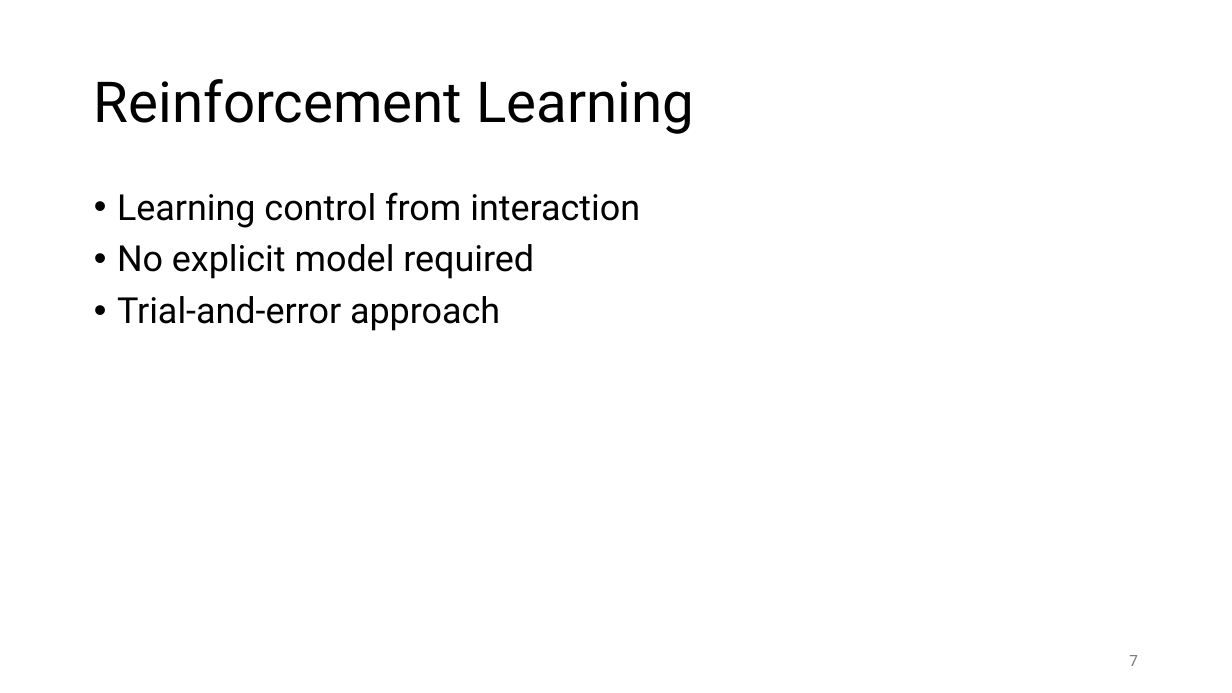
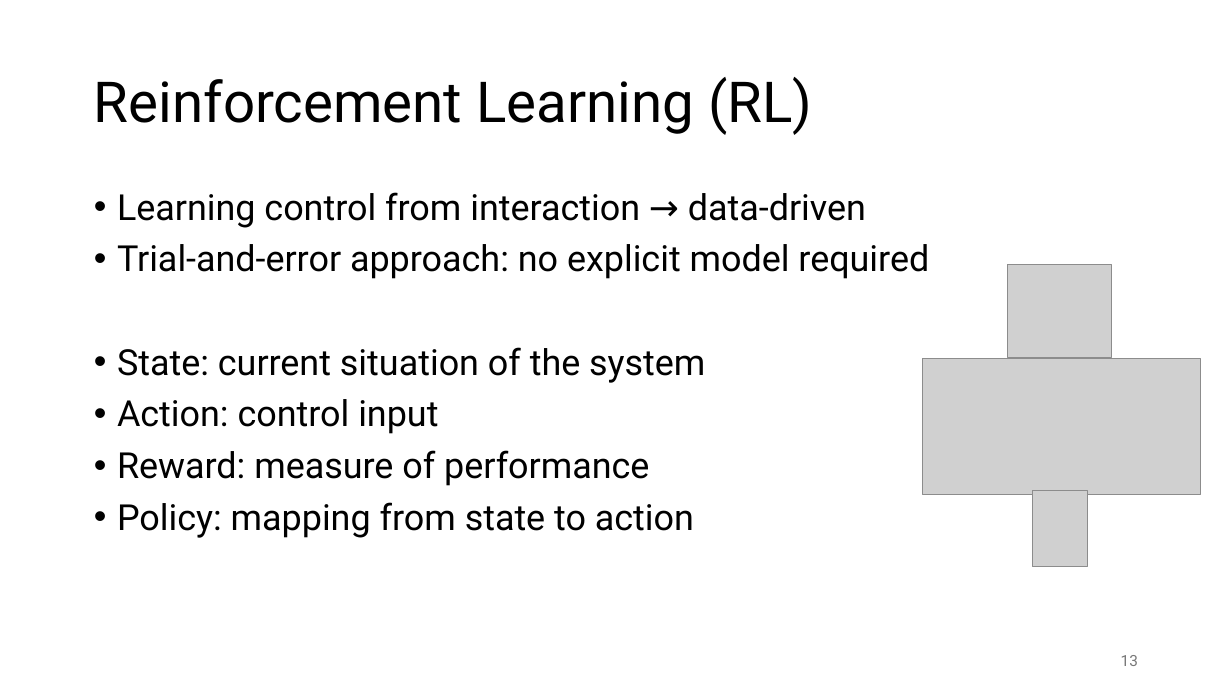
Before and after one commit to FelixWick/control_engineering, a slide deck: slide 13 of slides/8_advanced_control.pptx (slide 7 before the commit). Drawn at 1232x693 pixels with LibreOffice and Linux fonts; fonts in the diff are those of the drawing; grey boxes stand for pictures. Boxes give left, top, right and bottom in pixels: in the first picture for what was removed or moved away, otherwise in the second. Text is boxed around its words. In the diff, an @@ line names an element or a change of style, - is before the commit and + after.

Commit message:
advanced control

```diff
--- a/slides/8_advanced_control.pptx
+++ b/slides/8_advanced_control.pptx
@@ title at (94, 77, 812, 135): text changed @@
-Reinforcement Learning
+Reinforcement Learning (RL)
@@ text at (117, 192, 929, 538): text changed @@
-• Learning control from interaction
-• No explicit model required
-• Trial-and-error approach
+• Learning control from interaction → data-driven
+• Trial-and-error approach: no explicit model required
+• State: current situation of the system
+• Action: control input
+• Reward: measure of performance
+• Policy: mapping from state to action
@@ picture added at (1008, 264, 1112, 358) @@
@@ picture added at (922, 359, 1201, 494) @@
@@ picture added at (1032, 491, 1088, 567) @@
@@ page number at (1121, 655, 1138, 666): text changed @@
-7
+13
```
Also in this commit, not shown: 2 other slides changed, 12 slides added, 3 slides removed, 3 other files.
